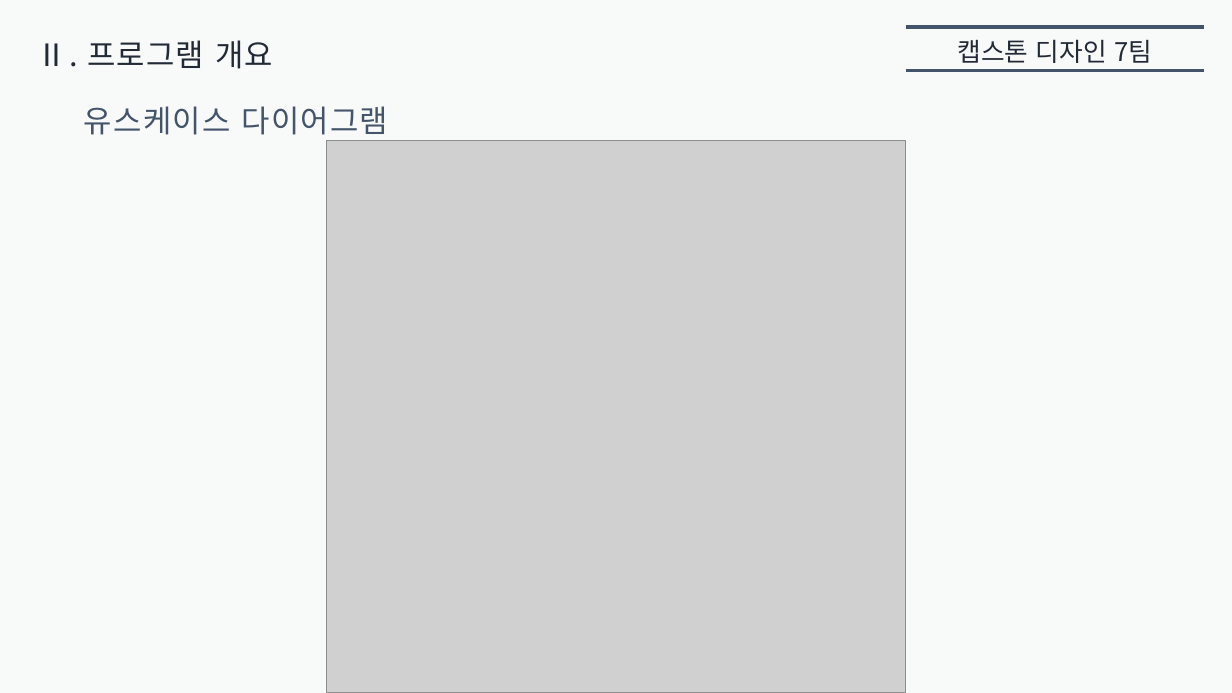
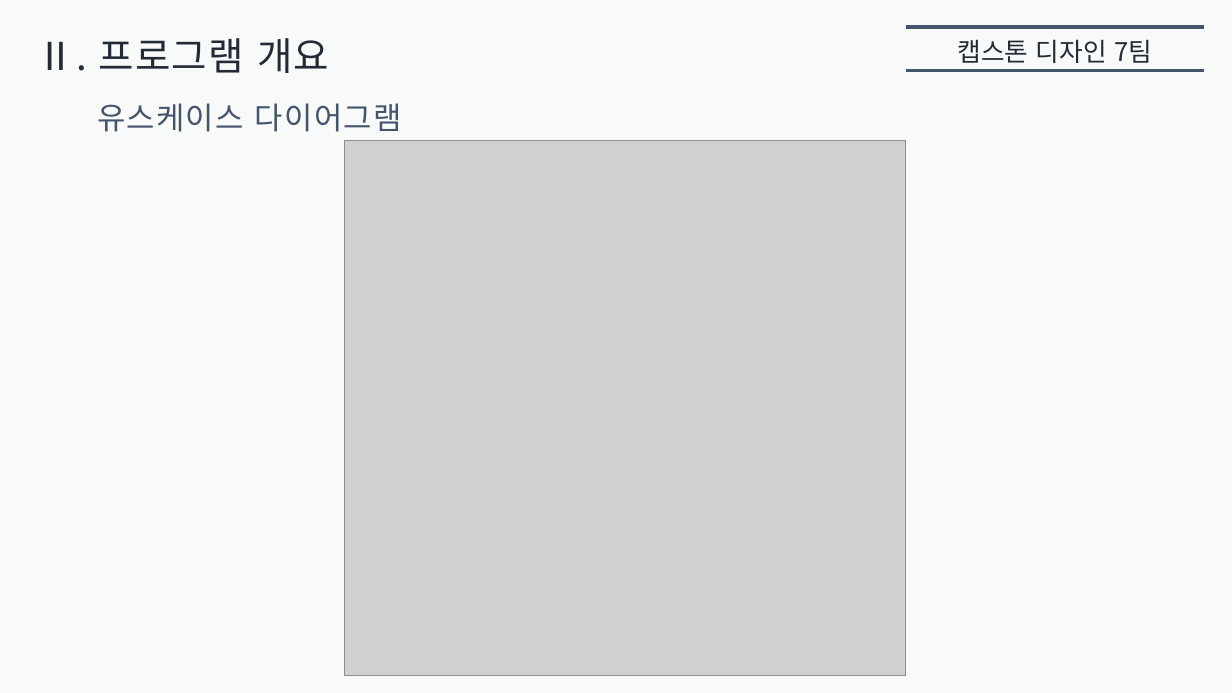
Before and after one commit to inwoo2ya/wormgame, a slide deck: slide 8 of 중간발표.pptx. Drawn at 1232x693 pixels with LibreOffice and Linux fonts; fonts in the diff are those of the drawing; grey boxes stand for pictures. Boxes give left, top, right and bottom in pixels: in the first picture for what was removed or moved away, otherwise in the second. Text is boxed around its words. In the diff, an @@ line names an element or a change of style, - is before the commit and + after.

```diff
--- a/중간발표.pptx
+++ b/중간발표.pptx
@@ text "Ⅱ. 프로그램 개요" at bbox=[37, 38, 329, 73]: size 24 to 30 pt @@
@@ text "유스케이스 다이어그램": place and size @@
-text "유스케이스 다이어그램" at bbox=[84, 106, 389, 135]
+text "유스케이스 다이어그램" at bbox=[97, 103, 402, 132]
@@ picture: place and size @@
-picture at bbox=[327, 140, 906, 693]
+picture at bbox=[345, 140, 905, 676]
```
Also in this commit, not shown: 18 other slides changed.
